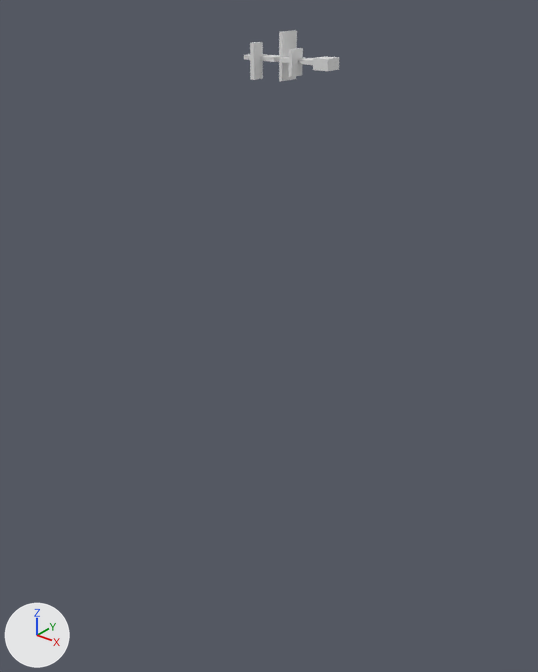
The Blender file Assets/Models/levels/prologue/2.blend as it was, and as the next commit left it.
Both versions are drawn from a camera (50 mm lens) standing at (352.0, -490.0, 61.0) and looking at (-18.0, -28.0, -225.0). Arrows for +X, +Y and +Z are at lower left; the lights stay in place.
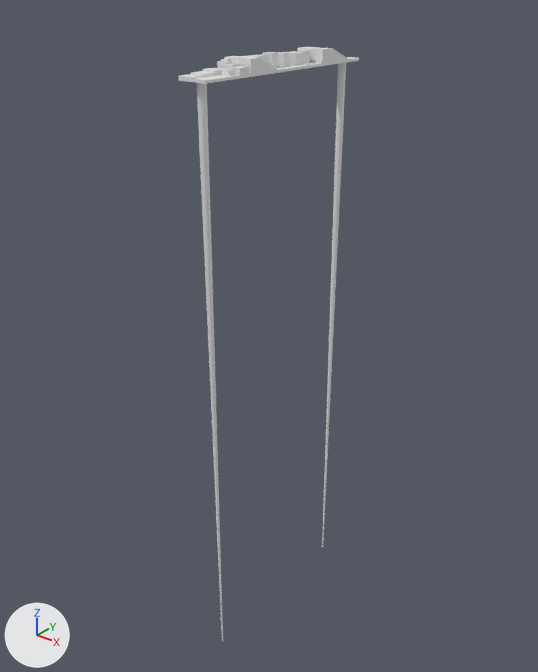
Patch to the scene script:
```diff
--- a/Assets/Models/levels/prologue/2.blend.py
+++ b/Assets/Models/levels/prologue/2.blend.py
@@ mat_material @@
+mat_material = principled_material('Material')
+mat_material.base_color = (0.8, 0.8, 0.8)  # white #e7e7e7
@@ mat_material_003 @@
+mat_material_003 = principled_material('Material.003')
+mat_material_003.base_color = (0.8, 0.8, 0.8)  # white #e7e7e7
@@ me_cube_001 @@
 # used by ob_cube; location = (1.0, 0.0, 2.0)
-me_cube_001.from_pydata(...)  # 190 vertices, 182 faces; spans x -61.3..20.2, y -7.4..7.4, z -5.1..3.4
+me_cube_001.from_pydata(...)  # 431 vertices, 321 faces, 1 loose edge; spans x -11.9..11.9, y -128.8..50.8, z -1.0..11.2
+# me_cube_001 part 1: 190 vertices removed from x -61.3..20.2, y -7.4..7.4, z -5.1..3.4; 431 vertices added at x -11.9..11.9, y -128.8..50.8, z -1.0..11.2
 me_cube_001.materials.append(mat_material1)
 me_cube_001.materials.append(mat_material2)
+me_cube_001.materials.append(mat_material)  # white #e7e7e7
+me_cube_001.materials.append(mat_material_003)  # white #e7e7e7
@@ me_cylinder_001 @@
+me_cylinder_001.from_pydata(...)  # 96 vertices, 66 faces; spans x -22.0..-16.0, y 41.0..48.0, z -505.0..0.0
@@ ob_cube @@
 ob_cube = bpy.data.objects.new('Cube', me_cube_001)
-ob_cube.location = (1.0, 0.0, 2.0)
+ob_cube.location = (0.0, 0.0, 0.0)
@@ ob_cube_001 @@
-ob_cube_001 = bpy.data.objects.new('Cube.001', me_cube_002)
-ob_cube_001.location = (-8.0, -8.0, 5.0)
@@ ob_cube_002 @@
-ob_cube_002 = bpy.data.objects.new('Cube.002', me_cube_003)
-ob_cube_002.location = (-26.0, 6.0, 11.0)
@@ ob_cube_003 @@
-ob_cube_003 = bpy.data.objects.new('Cube.003', me_cube_004)
-ob_cube_003.location = (-45.0, -9.0, 7.0)
@@ ob_cylinder_001 @@
+ob_cylinder_001 = bpy.data.objects.new('Cylinder.001', me_cylinder_001)
+ob_cylinder_001.location = (19.0, -164.0, 0.0)
@@ ob_cylinder @@
+ob_cylinder = bpy.data.objects.new('Cylinder', me_cylinder_001.copy())
+ob_cylinder.location = (19.0, 0.0, 0.0)
```

Pixel boxes (x1, y1, x2, y2) of what changed, in the pictures (538 x 672 px):
'Cylinder.001', added: after (197, 83, 223, 642)
'Cube', reshaped, moved (89% wider, 111% taller): before (244, 54, 339, 71); after (179, 47, 359, 84)
'Cylinder', added: after (322, 63, 346, 547)
'Cube.002', deleted: before (279, 30, 297, 81)
'Cube.003', deleted: before (250, 42, 263, 80)
'Cube.001', deleted: before (288, 48, 303, 77)
